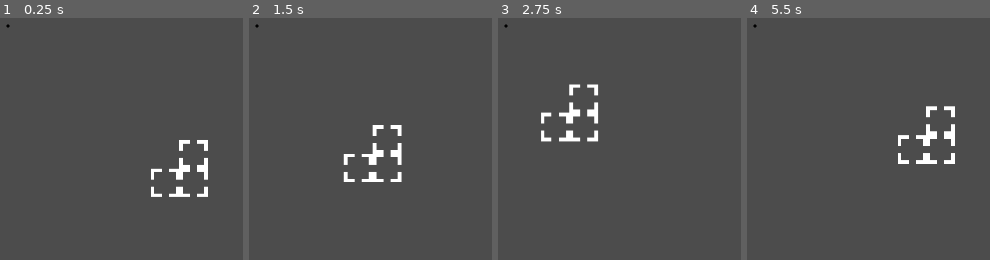
Above: before the commit, frames 1-4 (left to right).
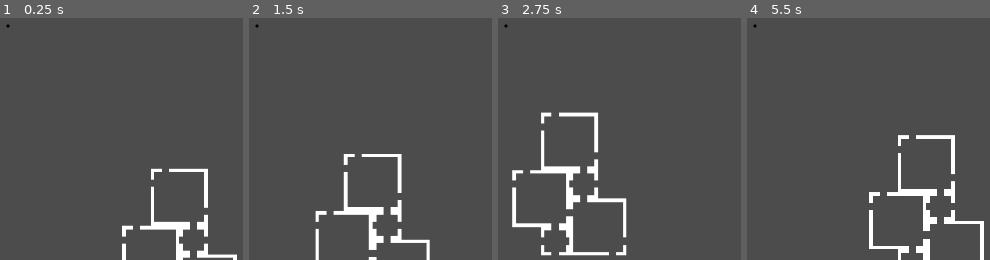
Above: after the commit, the same moments.

Repository: DarknessCatt/lost-soul-generator-study
Game: Godot game, scene res://roomcedural/map_generator/Map_Generator.tscn
Two runs of this game, one before a commit and one after it. Both use one fixed random seed, a clock stepped at 60 frames per second and the inputs below. The project has no main scene, so this scene is started directly.
Inputs:
- Up to frame 1 (0.25 s): no input
- Up to frame 2 (1.5 s): tap Enter at 0.5 s; hold Right (ui_right) 0.53-1.28 s; hold Down (ui_down) from 1.28 s (still down)
- Up to frame 3 (2.75 s): release Down (ui_down) at 2.03 s; hold Right (ui_right) from 2.03 s (still down)
- Up to frame 4 (5.5 s): release Right (ui_right) at 2.78 s; hold Up (ui_up) 2.78-3.53 s; hold Left (ui_left) 3.53-5.03 s; hold Down (ui_down) from 5.03 s (still down)

The runs differ from the first frame. In frame 1, 3.2% of the frame differs, in the area x 50-98%, y 50-100%; in frame 2, 3.8%; in frame 3, 5.3%, in the area x 5-54%, y 27-99%; in frame 4, 4.0%.

Commit message:
Generation with dif sizes

Diff:
--- a/roomcedural/base_room/Base_Room.gd
+++ b/roomcedural/base_room/Base_Room.gd
@@ -1,6 +1,6 @@
 extends Node2D
 
-enum exir_dir {UP, DOWN, LEFT, RIGHT}
+enum exit_dir {UP, DOWN, LEFT, RIGHT}
 enum room_types {START, NORMAL, POWER, BONUS}
 
 export(room_types) var room_type : int = room_types.NORMAL
--- a/roomcedural/map_generator/Map_Generator.gd
+++ b/roomcedural/map_generator/Map_Generator.gd
@@ -2,15 +2,13 @@
 
 const ROOM_SIZE : int = 8
 
-enum exir_dir {UP, DOWN, LEFT, RIGHT}
-const dir_to_vec : Dictionary = {	exir_dir.UP : Vector2.UP, exir_dir.DOWN : Vector2.DOWN,
-									exir_dir.LEFT : Vector2.LEFT, exir_dir.RIGHT : Vector2.RIGHT }
+enum exit_dir {UP, DOWN, LEFT, RIGHT}
 
-const MAP_SIZE : Vector2 = Vector2(10, 10)
+const MAP_SIZE : Vector2 = Vector2(20, 20)
 const START_POS : Vector2 = Vector2(5, 5)
 
 var map_data : Array
-var move_directions : Array = [exir_dir.UP, exir_dir.DOWN, exir_dir.LEFT, exir_dir.RIGHT]
+var move_directions : Array = [exit_dir.UP, exit_dir.DOWN, exit_dir.LEFT, exit_dir.RIGHT]
 
 func _ready():
 	randomize()
@@ -20,57 +18,88 @@
 		for _y in range(MAP_SIZE.y):
 			map_data[x].append(null)
 
-	var from_direction = exir_dir.UP
+	var from_direction = exit_dir.UP
 	var room_pos = START_POS
 
 	var created_rooms : int = 0
+	var errors : int = 0
 
-	while created_rooms < 3:
+	while created_rooms < 5 and errors < 5:
 		var new_room : Dictionary = $Room_Manager.get_room()
 
-		#Check if the new_room fits
-		var fits : bool = true
+		var fits : bool = false
+		var room_placement_pos : Vector2
 
+		new_room.exits.shuffle()
+		#Check/get new room's entrance
+		for entrance in new_room.exits:
+			if entrance[1] == from_direction:
+
+				room_placement_pos = room_pos - entrance[0]
+				fits = true
+
+				for pos in new_room.positions:
+					var map_pos : Vector2 = room_placement_pos + pos
+					if map_pos.x < 0 or map_pos.x >= MAP_SIZE.x or \
+					   map_pos.y < 0 or map_pos.y >= MAP_SIZE.y or \
+					   map_data[map_pos.x][map_pos.y] != null:
+						fits = false
+						break
+
+				if fits:
+					break
+
+		if not fits:
+			errors += 1
+			continue
+
+		created_rooms += 1
 		for pos in new_room.positions:
-			var map_pos : Vector2 = room_pos + pos
-			if map_data[map_pos.x][map_pos.y] != null:
-				fits = false
+			var map_pos : Vector2 = room_placement_pos + pos
+			map_data[map_pos.x][map_pos.y] = new_room
+
+		for tile in new_room.tiles:
+			var tile_pos : Vector2 = tile[0] + room_placement_pos*ROOM_SIZE
+			$Tile_Map.set_cell(tile_pos.x, tile_pos.y, tile[1])
+
+		for exit in new_room.exits:
+			if dir_is_valid(room_placement_pos+exit[0], exit[1]):
+				match(exit[1]):
+
+					exit_dir.UP:
+						from_direction = exit_dir.DOWN
+						room_pos = room_placement_pos + exit[0] + Vector2.UP
+
+					exit_dir.DOWN:
+						from_direction = exit_dir.UP
+						room_pos = room_placement_pos + exit[0] + Vector2.DOWN
+
+					exit_dir.LEFT:
+						from_direction = exit_dir.RIGHT
+						room_pos = room_placement_pos + exit[0] + Vector2.LEFT
+
+					exit_dir.RIGHT:
+						from_direction = exit_dir.LEFT
+						room_pos = room_placement_pos + exit[0] + Vector2.RIGHT
+
 				break
-
-		if fits:
-			created_rooms += 1
-			for pos in new_room.positions:
-				var map_pos : Vector2 = room_pos + pos
-				map_data[map_pos.x][map_pos.y] = new_room
-
-			for tile in new_room.tiles:
-				var tile_pos : Vector2 = tile[0] + room_pos*ROOM_SIZE
-				$Tile_Map.set_cell(tile_pos.x, tile_pos.y, tile[1])
-
-			new_room.exits.shuffle()
-
-			for exit in new_room.exits:
-				if dir_is_valid(room_pos+exit[0], exit[1]):
-					from_direction = exit[1]
-					room_pos = room_pos + exit[0] + dir_to_vec[exit[1]]
-					break
 
 func dir_is_valid(room_pos : Vector2, direction : int) -> bool:
 	match(direction):
 
-		exir_dir.UP:
+		exit_dir.UP:
 			if (room_pos.y - 1) < 0 or map_data[room_pos.x][room_pos.y-1] != null:
 				return false
 
-		exir_dir.DOWN:
+		exit_dir.DOWN:
 			if (room_pos.y + 1) > MAP_SIZE.y or map_data[room_pos.x][room_pos.y+1] != null:
 				return false
 
-		exir_dir.RIGHT:
+		exit_dir.RIGHT:
 			if (room_pos.x - 1) < 0 or map_data[room_pos.x-1][room_pos.y] != null:
 				return false
 
-		exir_dir.RIGHT:
+		exit_dir.RIGHT:
 			if (room_pos.x + 1) > MAP_SIZE.y or map_data[room_pos.x+1][room_pos.y] != null:
 				return false
 
--- a/roomcedural/map_generator/Map_Generator.tscn
+++ b/roomcedural/map_generator/Map_Generator.tscn
@@ -13,3 +13,9 @@
 [node name="Tile_Map" parent="." instance=ExtResource( 3 )]
 
 [node name="Player" parent="." instance=ExtResource( 4 )]
+
+[node name="Abort" type="Timer" parent="."]
+process_mode = 0
+wait_time = 5.0
+one_shot = true
+autostart = true
--- a/roomcedural/room_manager/Room_Manager.gd
+++ b/roomcedural/room_manager/Room_Manager.gd
@@ -36,7 +36,10 @@
 	#power_rooms.list.shuffle()
 
 func get_room() -> Dictionary:
-	return normal_rooms.list[0].get_data()
+	if rand_range(0, 1) > 0.5:
+		return normal_rooms.list[0].get_data()
+	else:
+		return normal_rooms.list[1].get_data()
 
 func free():
 	for room in room_list:
--- /dev/null
+++ b/roomcedural/room_manager/rooms/Big_Room.tscn
@@ -0,0 +1,11 @@
+[gd_scene load_steps=2 format=2]
+
+[ext_resource path="res://roomcedural/base_room/Base_Room.tscn" type="PackedScene" id=1]
+
+[node name="Big_Room" instance=ExtResource( 1 )]
+room_position = [ Vector2( 0, 0 ), Vector2( 1, 0 ), Vector2( 0, 1 ), Vector2( 1, 1 ) ]
+exit_directions = [ 0, 2, 3, 1 ]
+exit_positions = [ Vector2( 0, 0 ), Vector2( 0, 0 ), Vector2( 1, 1 ), Vector2( 1, 1 ) ]
+
+[node name="Tileset" parent="." index="0"]
+tile_data = PoolIntArray( 0, 0, 0, 1, 0, 0, 2, 0, 0, 5, 0, 0, 6, 0, 0, 7, 0, 0, 8, 0, 0, 9, 0, 0, 10, 0, 0, 11, 0, 0, 12, 0, 0, 13, 0, 0, 14, 0, 0, 15, 0, 0, 65536, 0, 0, 65551, 0, 0, 131072, 0, 0, 131087, 0, 0, 196623, 0, 0, 262159, 0, 0, 327680, 0, 0, 327695, 0, 0, 393216, 0, 0, 393231, 0, 0, 458752, 0, 0, 458767, 0, 0, 524288, 0, 0, 524303, 0, 0, 589824, 0, 0, 589839, 0, 0, 655360, 0, 0, 655375, 0, 0, 720896, 0, 0, 786432, 0, 0, 851968, 0, 0, 851983, 0, 0, 917504, 0, 0, 917519, 0, 0, 983040, 0, 0, 983041, 0, 0, 983042, 0, 0, 983043, 0, 0, 983044, 0, 0, 983045, 0, 0, 983046, 0, 0, 983047, 0, 0, 983048, 0, 0, 983049, 0, 0, 983050, 0, 0, 983053, 0, 0, 983054, 0, 0, 983055, 0, 0 )
